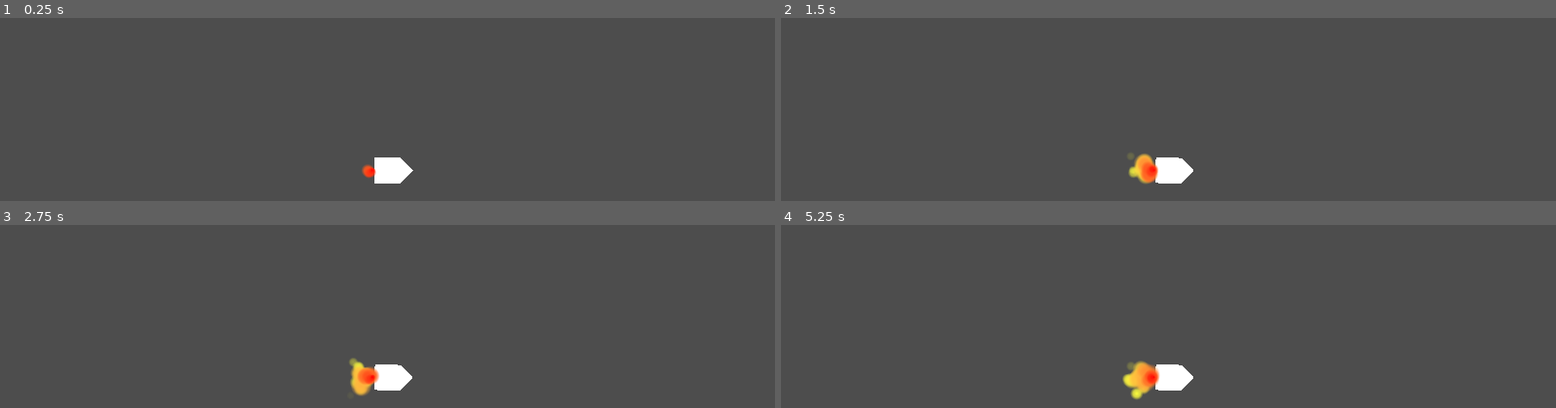
Above: before the commit, frames 1-4 (two rows, left to right).
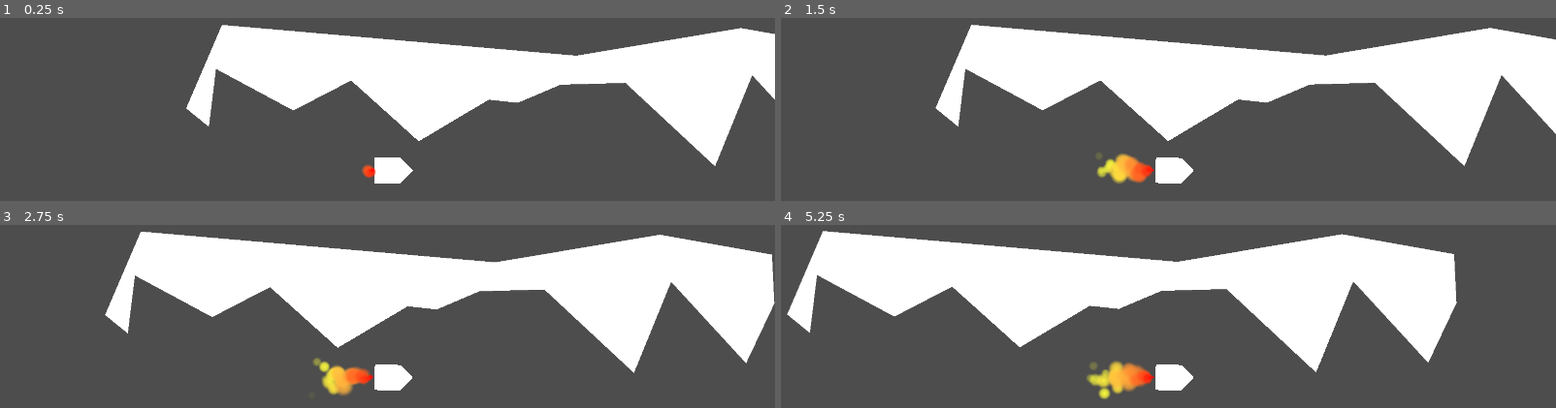
Above: after the commit, the same moments.

Repository: DrWine/IdidNotCrash
Game: Godot game, scene res://Levels/Dev/test.tscn
Two runs of this game, one before a commit and one after it. Both use one fixed random seed, a clock stepped at 60 frames per second and the inputs below. The project has no main scene, so this scene is started directly.
Inputs:
- Up to frame 1 (0.25 s): no input
- Up to frame 2 (1.5 s): tap Enter at 0.5 s; hold D (Right) 0.53-1.28 s; tap Space (Space) at 0.6, 1.35 s; hold A (Left) from 1.28 s (still down)
- Up to frame 3 (2.75 s): release A (Left) at 2.03 s; hold D (Right) from 2.03 s (still down); tap Space (Space) at 2.1 s
- Up to frame 4 (5.25 s): tap Space (Space) every 0.75 s from 2.85 to 5.1 s; release D (Right) at 3.53 s; hold A (Left) from 3.53 s (still down)

The runs differ from the first frame. In frame 1, 26% of the frame differs, in the area x 24-100%, y 3-81%; in frame 2, 29%; in frame 3, 32%; in frame 4, 33%, in the area x 0-88%, y 3-96%.

Commit message:
rocket launch

Diff:
--- a/Levels/Dev/test.tscn
+++ b/Levels/Dev/test.tscn
@@ -8,3 +8,6 @@
 
 [node name="Camera2D" type="Camera2D" parent="Player"]
 zoom = Vector2(0.49, 0.49)
+
+[node name="Polygon2D" type="Polygon2D" parent="."]
+polygon = PackedVector2Array(-903, -221, -867, -515, -476, -304, -184, -456, 158, -148, 512, -359, 659, -343, 875, -435, 1203, -444, 1656, -21, 1844, -483, 2223, -70, 2366, -373, 2354, -621, 1787, -722, 955, -582, -837, -738, -1018, -315)
--- a/Scripts/Components/MovementComponent.gd
+++ b/Scripts/Components/MovementComponent.gd
@@ -1,7 +1,7 @@
 extends Node2D
 
-@export var speed : float = 10
-@onready var parent : Node2D = get_parent()
+@export var speed : float = 200
+@onready var parent : CharacterBody2D = get_parent()
 
 @export_group("Rotation properties")
 @export var rotation_speed: float = 0.05
@@ -15,12 +15,6 @@
 var released_time: float = 0.0
 var released_dir: int = 0
 var released: bool = false
-
-func _ready() -> void:
-	start = true
-	if start:
-		var screen_size = get_viewport().get_visible_rect().size
-		parent.global_position = screen_size / 2
 
 func _process(delta: float) -> void:
 	can_rotate = start
@@ -67,4 +61,6 @@
 	if start:
 		return
 
-	pass
+	var direction: Vector2 = Vector2.RIGHT.rotated(parent.rotation)
+	parent.velocity = direction * speed
+	parent.move_and_slide()
